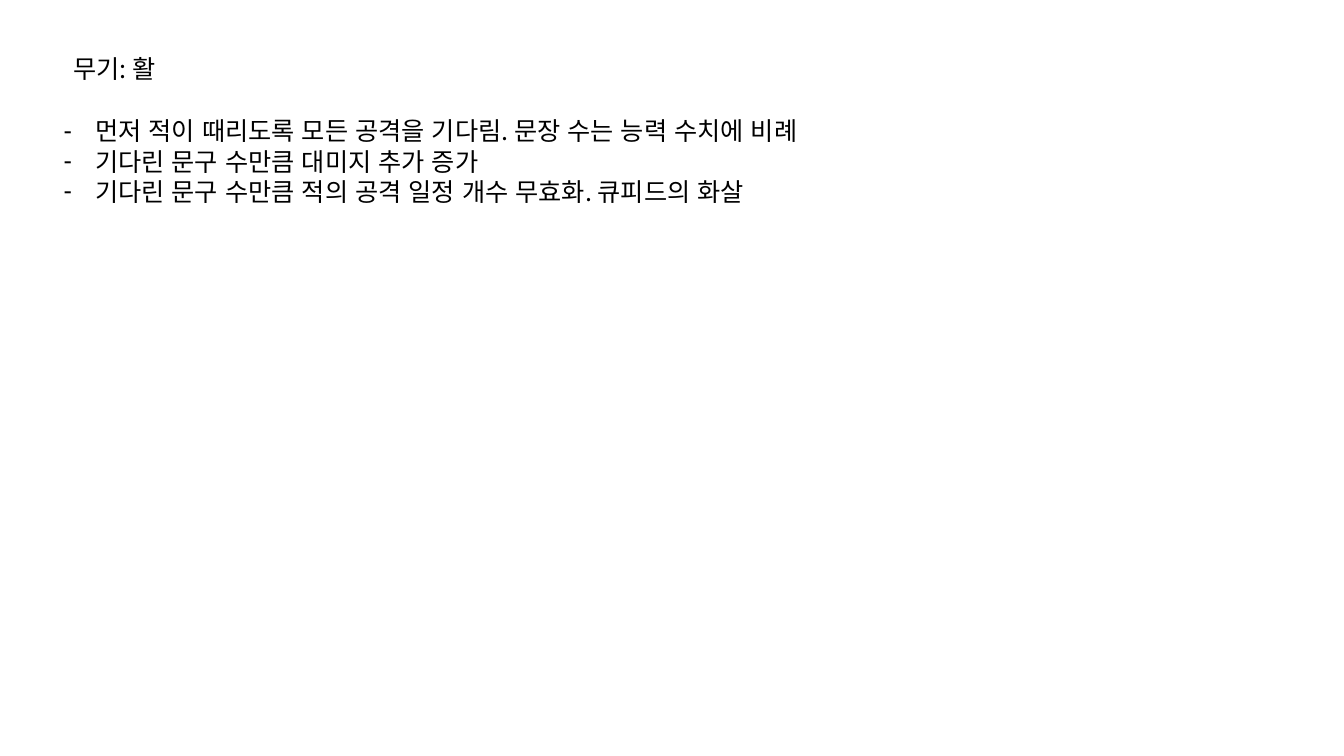
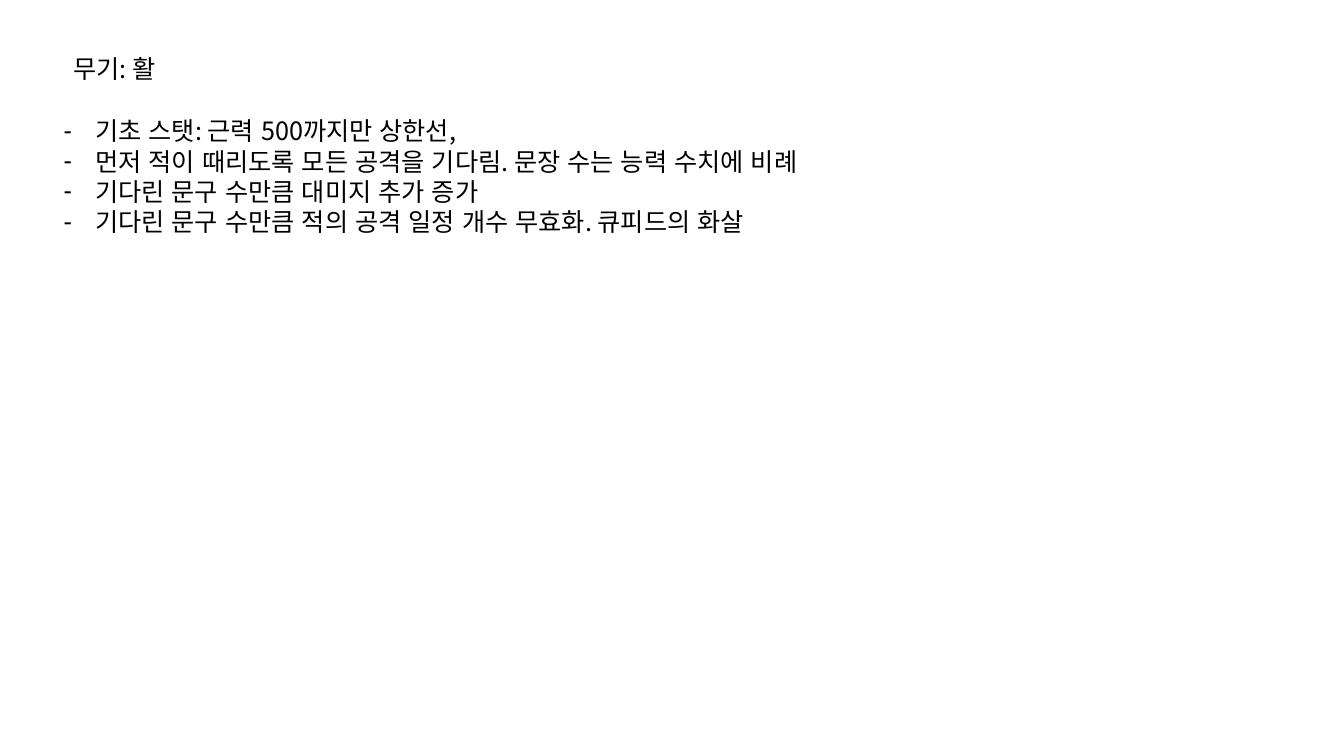
Before and after one commit to IdfKLeh/capstone, a slide deck: slide 7 of 수집요소.pptx (slide 6 before the commit). Drawn at 1344x756 pixels with LibreOffice and Linux fonts; fonts in the diff are those of the drawing. Boxes give left, top, right and bottom in pixels: in the first picture for what was removed or moved away, otherwise in the second. Text is boxed around its words. In the diff, an @@ line names an element or a change of style, - is before the commit and + after.

```diff
--- a/수집요소.pptx
+++ b/수집요소.pptx
@@ text at [95,119,457,145]: paragraph added @@
+– 기초 스탯: 근력 500까지만 상한선,
```
Also in this commit, not shown: 3 other slides changed, 1 slide added, 3 other files.
